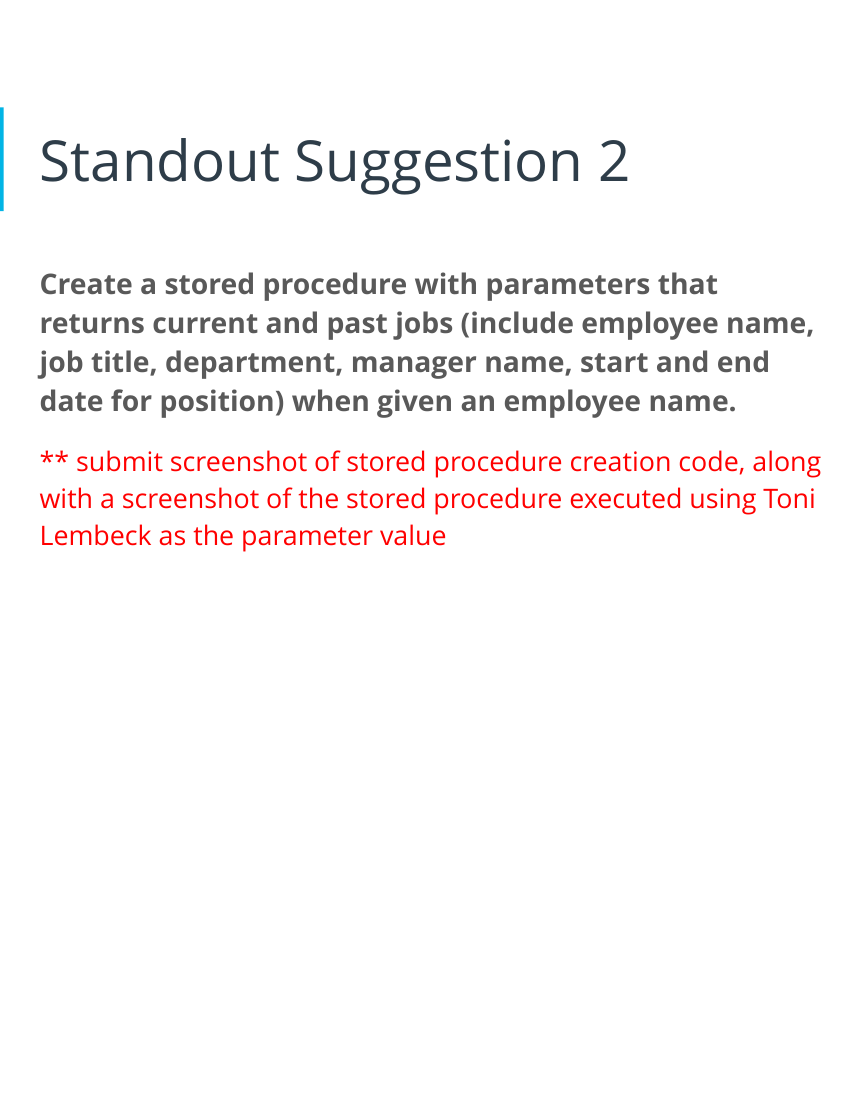
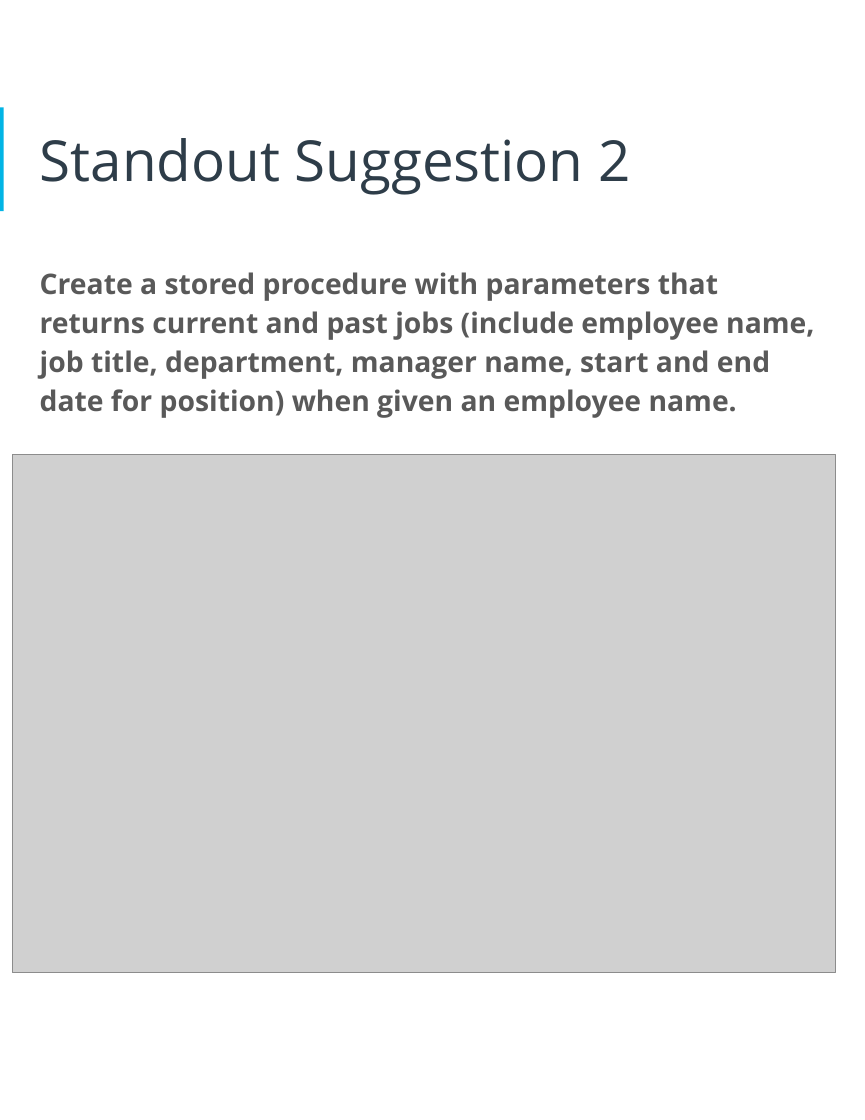
Before and after one commit to jabbala/data-architect-expert, a slide deck: slide 27 of project_1_tech_abc_hr_management/Project_report.pptx. Drawn at 865x1120 pixels with LibreOffice and Linux fonts; fonts in the diff are those of the drawing; grey boxes stand for pictures. Boxes give left, top, right and bottom in pixels: in the first picture for what was removed or moved away, otherwise in the second. Text is boxed around its words. In the diff, an @@ line names an element or a change of style, - is before the commit and + after.

```diff
--- a/project_1_tech_abc_hr_management/Project_report.pptx
+++ b/project_1_tech_abc_hr_management/Project_report.pptx
@@ picture added at box(12, 454, 835, 973) @@
@@ text at box(40, 450, 821, 552): paragraph removed @@
-** submit screenshot of stored procedure creation code, along with a screenshot of the stored procedure executed using Toni Lembeck as the parameter value
```
Also in this commit, not shown: 14 other slides changed, 5 other files.
